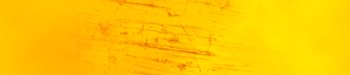
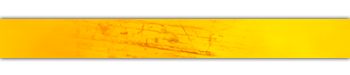
Revision of a layered 350x75 image; what changed, layer by layer:
added group "Group 1" with 4 layers over [0, 0, 350, 75]
moved "Layer 2" into group "Group 1" over [0, 0, 350, 75]
moved "Layer 3" into group "Group 1" over [0, 0, 350, 75]
moved "Color Fill 1" into group "Group 1" over [0, 0, 350, 75]
moved "Layer 1" into group "Group 1" over [0, 0, 350, 75]
